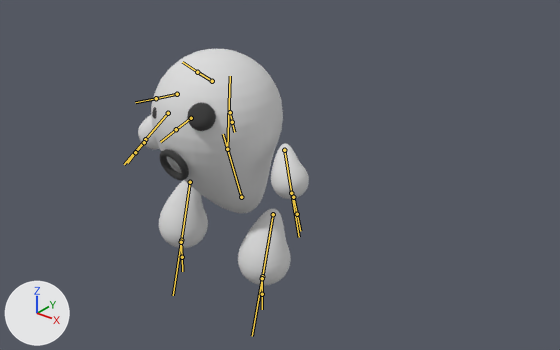
The FBX model Assets/Resources/PhotonPrefabs/TMPBlender/Blobus.fbx, before and after one commit.
Rendered twice from a 50 mm lens placed at (7.65, -8.04, 6.98), pointed at (0.59, 0.79, 1.51). Lighting does not change. The marker at lower left points along +X, +Y and +Z. The bones that bend it are drawn over the model as lines.
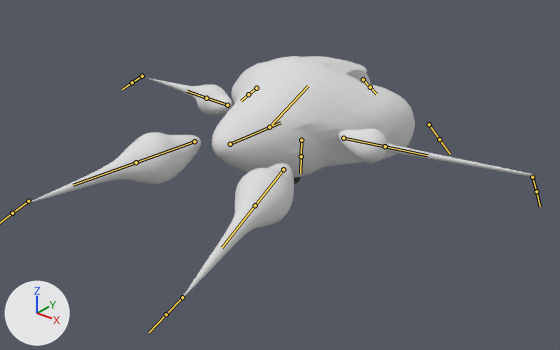
The newer file adds an action. The first version stands in its rest pose; the second is drawn at frame 5 of the action 'Armature|Melee2'.

Patch to the scene script:
```diff
--- a/Assets/Resources/PhotonPrefabs/TMPBlender/Blobus.fbx.py
+++ b/Assets/Resources/PhotonPrefabs/TMPBlender/Blobus.fbx.py
@@ bone_bone @@
 bone_bone = bpy.data.objects['Armature'].pose.bones['Bone']
-bone_bone.location = (0.0, 0.0, 0.0)
-bone_bone.rotation_quaternion = (1.0, 0.0, 0.0, 0.0)  # degrees (0, 0, 0)
+bone_bone.location = (0.123, 1.178, 0.024)
+bone_bone.rotation_quaternion = (0.016, 0.013, -0.572, 0.82)  # degrees (-70, -2, 179)
@@ bone_bone_002 @@
 bone_bone_002 = bpy.data.objects['Armature'].pose.bones['Bone.002']  # child of 'Bone.001'
-bone_bone_002.location = (0.0, 0.0, 0.0)
+bone_bone_002.location = (-0.032, 1.339, -1.061)
@@ bone_bone_003 @@
 bone_bone_003 = bpy.data.objects['Armature'].pose.bones['Bone.003']  # child of 'Bone.001'
-bone_bone_003.location = (0.0, 0.0, 0.0)
+bone_bone_003.location = (1.43, 0.903, -0.486)
@@ bone_bone_005 @@
 bone_bone_005 = bpy.data.objects['Armature'].pose.bones['Bone.005']  # child of 'Bone.001'
-bone_bone_005.location = (0.0, 0.0, 0.0)
+bone_bone_005.location = (-1.218, 0.998, -0.549)
@@ bone_bone_006 @@
 bone_bone_006 = bpy.data.objects['Armature'].pose.bones['Bone.006']  # child of 'Bone'
-bone_bone_006.rotation_quaternion = (1.0, 0.0, 0.0, 0.0)  # degrees (0, 0, 0)
+bone_bone_006.rotation_quaternion = (0.808, -0.264, 0.0, 0.527)  # degrees (-26, 16, 62)
@@ bone_bone_007 @@
 bone_bone_007 = bpy.data.objects['Armature'].pose.bones['Bone.007']  # child of 'Bone'
-bone_bone_007.rotation_quaternion = (1.0, 0.0, 0.0, 0.0)  # degrees (0, 0, 0)
+bone_bone_007.rotation_quaternion = (0.84, -0.229, 0.0, -0.492)  # degrees (-23, -13, -58)
@@ bone_bone_010 @@
 bone_bone_010 = bpy.data.objects['Armature'].pose.bones['Bone.010']  # child of 'Bone'
-bone_bone_010.rotation_quaternion = (1.0, 0.0, 0.0, 0.0)  # degrees (0, 0, 0)
+bone_bone_010.rotation_quaternion = (0.974, 0.11, 0.0, -0.197)  # degrees (12, 2, -23)
@@ bone_bone_011 @@
 bone_bone_011 = bpy.data.objects['Armature'].pose.bones['Bone.011']  # child of 'Bone'
-bone_bone_011.rotation_quaternion = (1.0, 0.0, 0.0, 0.0)  # degrees (0, 0, 0)
+bone_bone_011.rotation_quaternion = (0.964, 0.195, 0.0, 0.18)  # degrees (22, -4, 20)
@@ bone_bone_008 @@
 bone_bone_008 = bpy.data.objects['Armature'].pose.bones['Bone.008']
-bone_bone_008.location = (0.0, 0.0, 0.0)
-bone_bone_008.rotation_quaternion = (1.0, 0.0, 0.0, 0.0)  # degrees (0, 0, 0)
+bone_bone_008.location = (-4.731, -3.996, 0.959)
+bone_bone_008.rotation_quaternion = (0.016, -0.229, 0.803, 0.55)  # degrees (-66, 164, 21)
@@ bone_bone_009 @@
 bone_bone_009 = bpy.data.objects['Armature'].pose.bones['Bone.009']
-bone_bone_009.location = (0.0, 0.0, 0.0)
-bone_bone_009.rotation_quaternion = (1.0, 0.0, 0.0, 0.0)  # degrees (0, 0, 0)
+bone_bone_009.location = (4.449, -3.715, 1.341)
+bone_bone_009.rotation_quaternion = (0.016, 0.2, 0.826, 0.527)  # degrees (-63, -169, -21)
@@ bone_bone_012 @@
 bone_bone_012 = bpy.data.objects['Armature'].pose.bones['Bone.012']
-bone_bone_012.location = (0.0, 0.0, 0.0)
-bone_bone_012.rotation_quaternion = (1.0, 0.0, 0.0, 0.0)  # degrees (0, 0, 0)
+bone_bone_012.location = (2.289, -1.474, -2.622)
+bone_bone_012.rotation_quaternion = (0.016, 0.613, 0.79, 0.013)  # degrees (-2, 179, -76)
@@ bone_bone_013 @@
 bone_bone_013 = bpy.data.objects['Armature'].pose.bones['Bone.013']
-bone_bone_013.location = (0.0, 0.0, 0.0)
-bone_bone_013.rotation_quaternion = (1.0, 0.0, 0.0, 0.0)  # degrees (0, 0, 0)
+bone_bone_013.location = (-2.623, -1.506, -2.766)
+bone_bone_013.rotation_quaternion = (0.016, -0.613, 0.79, -0.022)  # degrees (3, -180, 76)
```

Boxes [x1, y1, x2, y2] around the edits, measured in the pictures (560 x 350 px):
'Sphere', posed (195% wider): before [138, 49, 309, 285]; after [29, 56, 535, 299]
bone 'Bone', root to tip: before (241, 197) to (223, 134); after (230, 144) to (280, 122)
bone 'Bone.002', root to tip: before (212, 81) to (197, 72); after (363, 79) to (370, 87)
bone 'Bone.003', root to tip: before (177, 94) to (156, 98); after (429, 124) to (439, 139)
bone 'Bone.005', root to tip: before (230, 112) to (232, 122); after (256, 88) to (248, 94)
bone 'Bone.006', root to tip: before (284, 150) to (291, 193); after (227, 105) to (206, 98)
bone 'Bone.007', root to tip: before (168, 113) to (145, 139); after (343, 138) to (385, 146)
bone 'Bone.010', root to tip: before (190, 182) to (181, 240); after (283, 169) to (255, 205)
bone 'Bone.011', root to tip: before (273, 214) to (262, 276); after (194, 141) to (136, 162)
bone 'Bone.008', root to tip: before (144, 142) to (135, 152); after (532, 177) to (536, 191)
bone 'Bone.009', root to tip: before (293, 197) to (297, 214); after (142, 76) to (132, 82)
bone 'Bone.012', root to tip: before (262, 278) to (262, 294); after (28, 201) to (12, 213)
bone 'Bone.013', root to tip: before (181, 242) to (182, 257); after (182, 297) to (166, 314)
